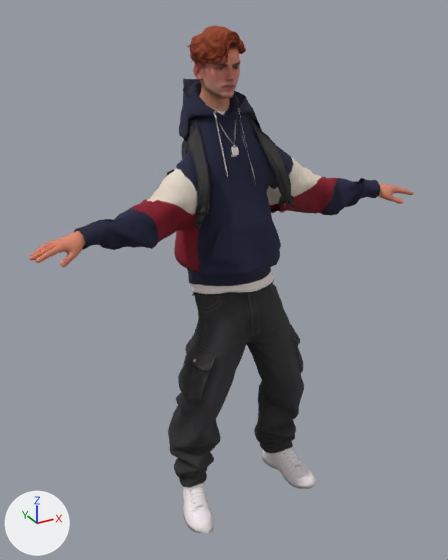
What one commit did to the glTF model assets/npcs/henrique-josh.glb.
The view is the same before and after, from a 50 mm lens placed at (-1.137, -2.007, 1.081), pointed at (-0.014, 0.035, 0.06). The axes (+X, +Y, +Z) are drawn at lower left. The lights are the same throughout. The first picture is the older version. Where no turn or scale is listed for an object, it has been applied to the vertices. Vertices at exactly the same position are counted once.

Names of what the first picture shows: 'henrique-josh'.
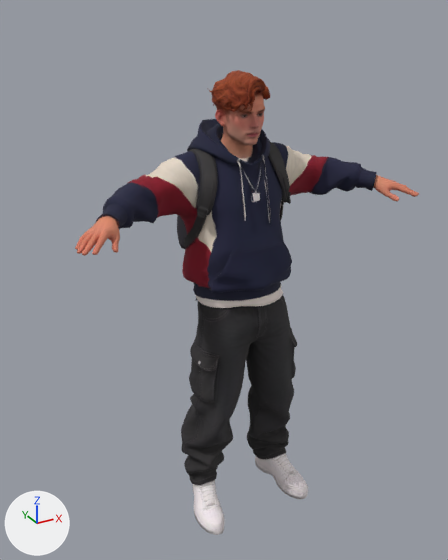
What the commit changed:
me_henrique_josh is used by ob_henrique_josh; location (0.0, 0.0, 0.0).
me_henrique_josh had 11703 vertices, 23341 faces and spanned x -0.8..0.8, y -0.29..0.36, z -0.94..1.02.
me_henrique_josh now has 11703 vertices, 23341 faces and spans x -0.68..0.68, y -0.32..0.25, z -0.93..0.88.
me_henrique_josh part 1: the loose piece of 32 vertices spanning x -0.02..0.01, y -0.04..-0.01, z 0.58..0.62 is moved by (0.0, -0.15, -0.14).
me_henrique_josh part 2: the loose piece of 4346 vertices spanning x -0.1..0.1, y -0.03..0.22, z 0.71..1.02 is moved by (0.0, -0.17, -0.14).
me_henrique_josh part 3: 7123 of 11703 vertices moved; they spanned x -0.8..0.8, y -0.29..0.36, z -0.94..0.83 and now span x -0.68..0.68, y -0.32..0.25, z -0.93..0.69; mean shift (0.0, -0.07, -0.01); largest move (-0.03, 0.04, 0.7) -> (-0.03, -0.14, 0.56).
Other edits to the shape of me_henrique_josh do not show in these pictures.

Boxes [x1, y1, x2, y2] around the edits, measured in the pictures (448 x 560 px; the box of a moved part takes in the faces that stretch with it):
'henrique-josh', reshaped (11% narrower, 8% shorter)
    before: [29, 25, 414, 533]
    after: [75, 70, 419, 535]
part 1 of me_henrique_josh, moved or reshaped
    before: [230, 145, 239, 155]
    after: [251, 191, 260, 201]
part 2 of me_henrique_josh, moved or reshaped
    before: [186, 25, 246, 112]
    after: [208, 70, 270, 159]
part 3 of me_henrique_josh, moved or reshaped
    before: [29, 79, 414, 533]
    after: [75, 119, 419, 535]
